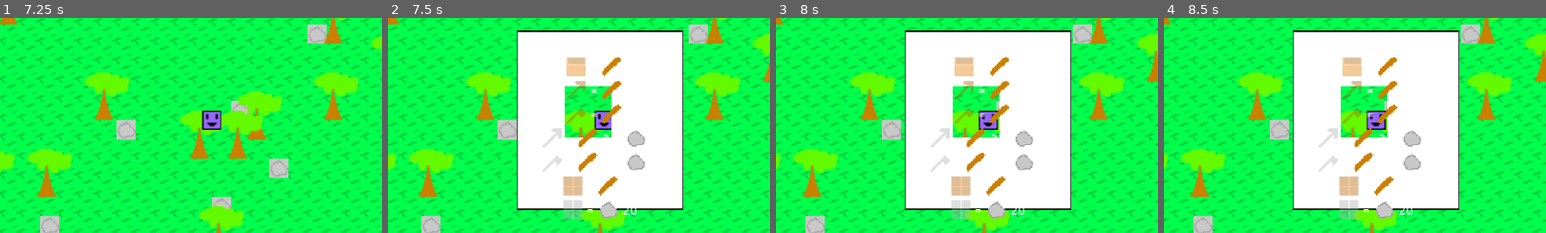
Above: before the commit, frames 1-4 (left to right).
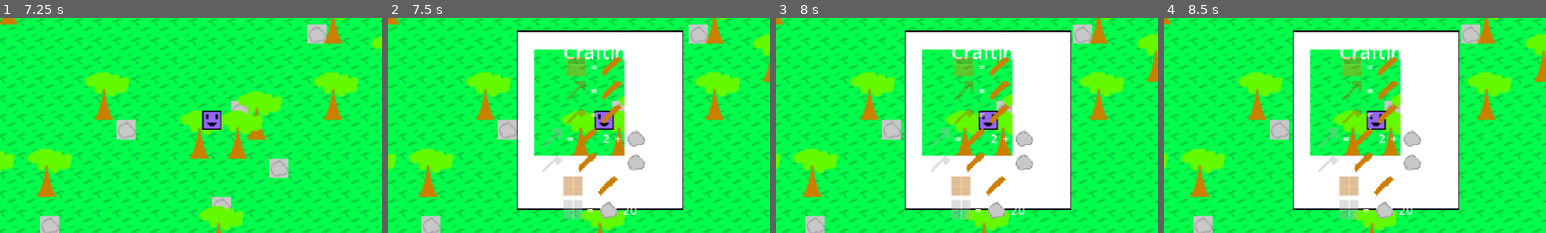
Above: after the commit, the same moments.

Repository: Pokebrouserkat/world
Game: Godot game, scene res://scenes/world.tscn
The game is run twice, just before and just after one commit, with the same random seed, the same clock (stepped at 60 frames per second) and the same inputs. Sound files missing from this copy of the repository are replaced by a short silence.
Inputs (mouse positions are % of the whole screen's width and height, from its top left):
- Up to frame 1 (7.25 s): click (40, 96) at 0.52 s; click (42, 96) at 1.27 s; click (45, 96) at 2.02 s; click (48, 96) at 2.77 s; click (50, 96) at 3.52 s; click (52, 96) at 4.27 s; click (55, 96) at 5.02 s; click (57, 96) at 5.77 s; click (60, 96) at 6.52 s
- Up to frame 2 (7.5 s): tap Enter at 7.25 s; move the mouse to (72, 45) at 7.27 s; hold Right from 7.28 s (still down); tap C at 7.35 s; click (72, 45) at 7.42 s
- Up to frame 3 (8 s): keep holding Right
- Up to frame 4 (8.5 s): release Right at 8 s; drag from (30, 55) to (45, 70) at 8.02 s
The pictures show only the part of the screen within x 22-72%, y 26-76%; the shares and areas given below are measured in that part.

Frame 1 is identical in both runs. In frame 2, 8.4% of the frame differs, in the area x 38-62%, y 14-64%; in frame 3, 8.4%; in frame 4, 8.4%.

Commit message:
Fix crafting window NinePatchRect margins for 3x3 tileset
The windowtileset.png is 48x48 (3x3 grid of 16x16 tiles). Updated patch
margins from 4 to 16 to properly slice the tileset.

Co-Authored-By: Claude Opus 4.5 <noreply@anthropic.com>

Diff:
--- a/scripts/crafting_window.gd
+++ b/scripts/crafting_window.gd
@@ -100,10 +100,10 @@
 	# Main panel
 	var panel = NinePatchRect.new()
 	panel.texture = window_bg
-	panel.patch_margin_left = 4
-	panel.patch_margin_right = 4
-	panel.patch_margin_top = 4
-	panel.patch_margin_bottom = 4
+	panel.patch_margin_left = 16
+	panel.patch_margin_right = 16
+	panel.patch_margin_top = 16
+	panel.patch_margin_bottom = 16
 	panel.texture_filter = CanvasItem.TEXTURE_FILTER_NEAREST
 	panel.set_anchors_preset(Control.PRESET_CENTER)
 	panel.custom_minimum_size = Vector2(140, 150)
